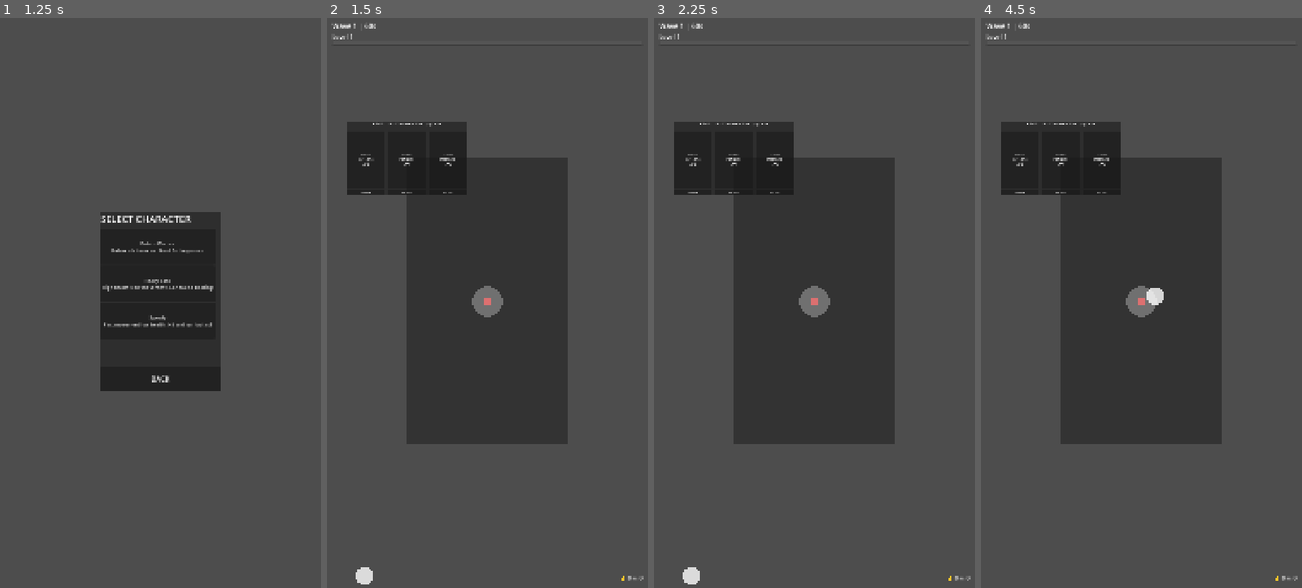
Above: before the commit, frames 1-4 (left to right).
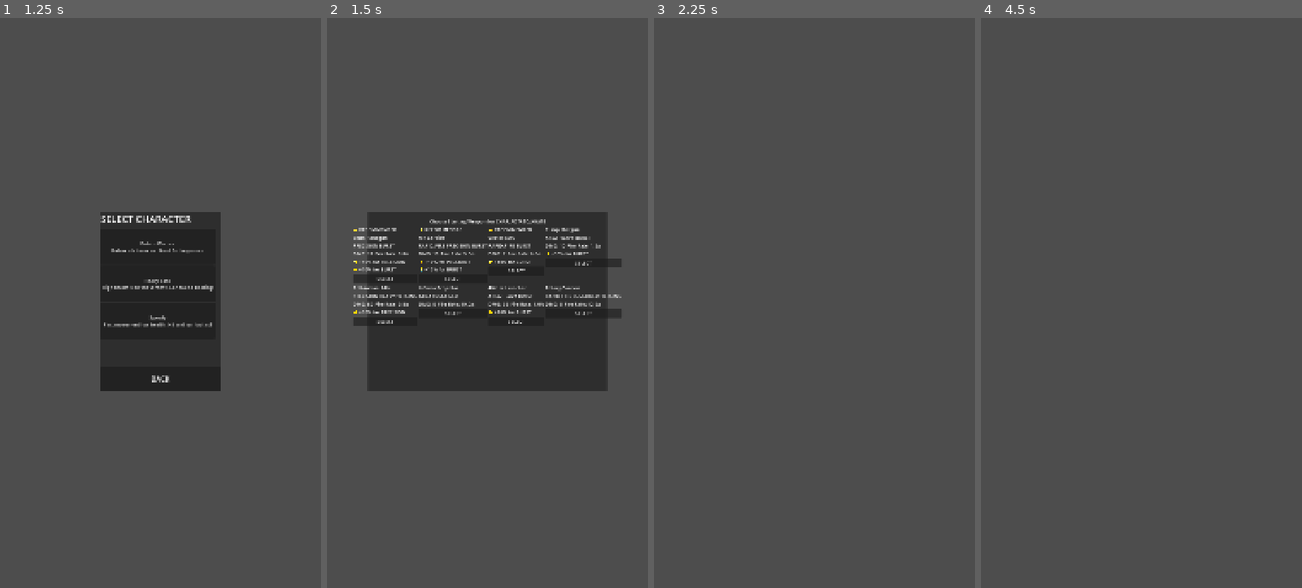
Above: after the commit, the same moments.

Repository: pengjipan/godot-minigame
Game: Godot game, scene res://scenes/menus/main_menu.tscn
The game is run twice, just before and just after one commit, with the same random seed, the same clock (stepped at 60 frames per second) and the same inputs.
Inputs (mouse positions are in pixels of both pictures, inside the frame that each line leads up to):
- Up to frame 1 (1.25 s): click "START GAME" at 0.5 s
- Up to frame 2 (1.5 s): click "Potato Warrior Balanced chara…" at 1.25 s
- Up to frame 3 (2.25 s): click "SELECT" at 2 s
- Up to frame 4 (4.5 s): click (1061, 194) at 2.75 s, where only the run before the commit has a clickable "SELECT"; click (1102, 194) at 3.5 s, where only the run before the commit has a clickable "SELECT"; tap Enter at 4.25 s; move the mouse to (1212, 274) at 4.27 s; hold Right (ui_right) from 4.28 s (still down); click (1212, 274) at 4.42 s

Frame 1 is identical in both runs. In frame 2, 23% of the frame differs, in the area x 1-99%, y 1-100%; in frame 3, 29%; in frame 4, 29%.
Error before the commit: Parse Error: Static function "calculate_world_bounds()" not found in base "ScreenUtils". (res://scenes/player/player.gd:45)

Commit message:
feat(menus): redirect character select to weapon selection screen

Diff:
--- a/scenes/menus/character_select.gd
+++ b/scenes/menus/character_select.gd
@@ -32,8 +32,20 @@
 
 func _on_character_selected(character: CharacterData) -> void:
 	selected_character = character
-	GameManager.start_new_run(character.get_stats())
-	get_tree().change_scene_to_file("res://scenes/game/game_world.tscn")
+
+	# Store character in GameManager
+	GameManager.selected_character = character
+
+	# Go to weapon selection
+	GameManager.set_state(GameManager.GameState.INITIAL_WEAPON_SELECT)
+
+	# Load weapon selection screen
+	var weapon_screen = load("res://scenes/ui/starting_weapon_screen.tscn").instantiate()
+	get_tree().root.add_child(weapon_screen)
+	weapon_screen.show_for_character(character)
+
+	# Hide character select
+	hide()
 
 func _on_back_pressed() -> void:
 	get_tree().change_scene_to_file("res://scenes/menus/main_menu.tscn")
